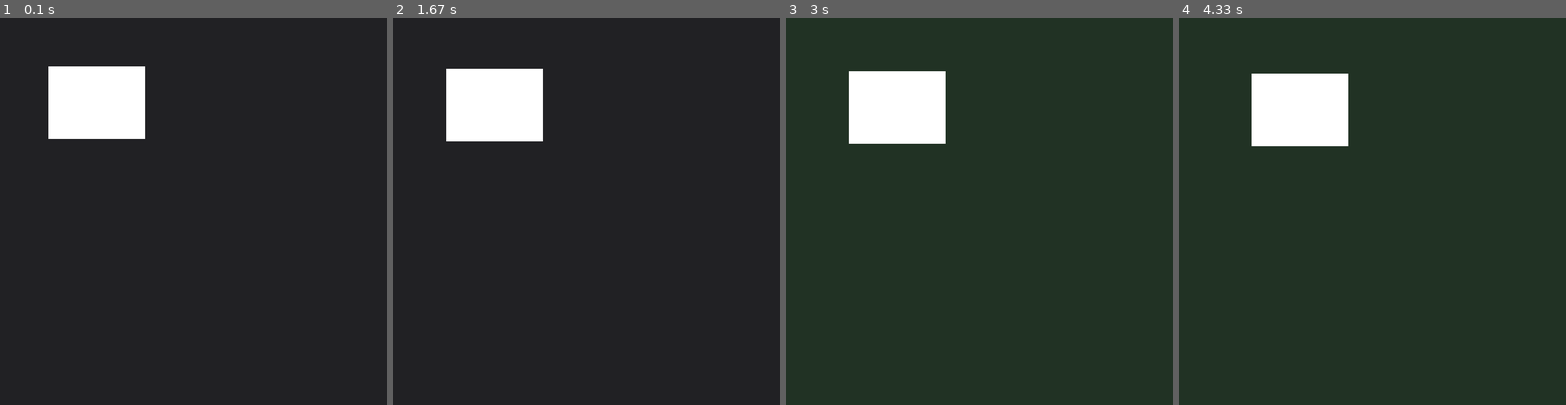
Above: before the commit, frames 1-4 (left to right).
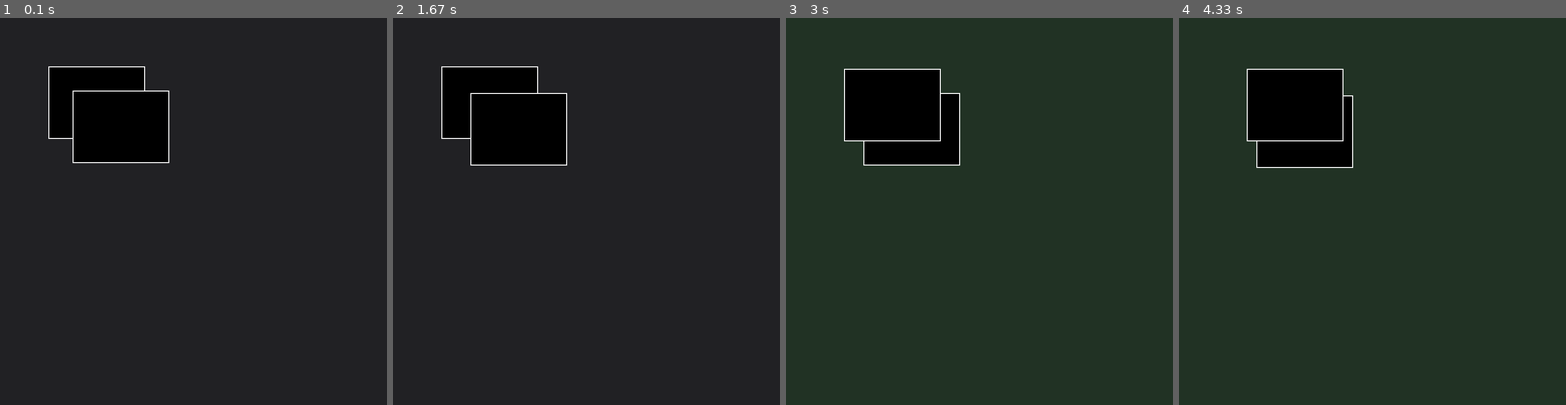
Above: after the commit, the same moments.

Repository: michalwa/pygame-gui
Game: pygame game, started from examples/main.py
Same seed, same stepped clock (60 frames per second), same inputs: the game is played once before the commit and once after it.
Inputs (mouse positions are in pixels of both pictures, inside the frame that each line leads up to):
- Up to frame 1 (0.1 s): no input
- Up to frame 2 (1.67 s): press the mouse at (493, 215) at 0.37 s; move the mouse to (559, 257) at 0.47 s; release the mouse at (625, 296) at 0.6 s; move the mouse to (466, 153) at 0.7 s; click (493, 134) at 1.22 s; press the mouse at (493, 134) at 1.53 s; move the mouse to (590, 203) at 1.63 s
- Up to frame 3 (3 s): release the mouse at (1080, 273) at 1.77 s; click (917, 83) at 1.88 s; press the mouse at (917, 83) at 2.2 s; move the mouse to (987, 114) at 2.3 s; release the mouse at (1060, 141) at 2.43 s; press the mouse at (917, 83) at 2.53 s; move the mouse to (991, 99) at 2.63 s; release the mouse at (1064, 118) at 2.77 s; press the mouse at (917, 83) at 2.87 s; move the mouse to (905, 114) at 2.97 s
- Up to frame 4 (4.33 s): release the mouse at (1287, 141) at 3.1 s; press the mouse at (1310, 83) at 3.2 s; move the mouse to (1283, 219) at 3.3 s; release the mouse at (1256, 354) at 3.43 s; press the mouse at (1310, 83) at 3.53 s; move the mouse to (1302, 161) at 3.63 s; release the mouse at (1295, 242) at 3.77 s; press the mouse at (1310, 83) at 3.87 s; move the mouse to (1399, 196) at 3.97 s; release the mouse at (1492, 304) at 4.1 s; press the mouse at (1310, 83) at 4.2 s; move the mouse to (1329, 87) at 4.3 s

The runs differ from the first frame. In frame 1, 6.8% of the frame differs, in the area x 12-44%, y 12-38%; in frame 2, 7.3%, in the area x 12-45%, y 12-39%; in frame 3, 6.9%; in frame 4, 6.7%.

Commit message:
Widget groups

Diff:
--- a/examples/main.py
+++ b/examples/main.py
@@ -1,14 +1,13 @@
 import pygame
-from pygamegui import events, renderer, updater
-from pygamegui.widget import Widget, WidgetMouseButtonEvent, WIDGET_MOUSE_DOWN, WIDGET_MOUSE_UP, WIDGET_HOVER_ENTER, WIDGET_HOVER_EXIT
-import pygamegui.mouse_buttons as mouse_buttons
+from pygamegui import events, renderer, updater, mouse_buttons
+from pygamegui.widget import Widget, WidgetEvent, WidgetMouseButtonEvent,\
+    WIDGET_MOUSE_DOWN, WIDGET_MOUSE_UP, WIDGET_HOVER_ENTER, WIDGET_HOVER_EXIT
 
 
 background_color = (33, 33, 36)
 
 
 def on_quit():
-    """ Handles the pygame.QUIT event """
     pygame.quit()
     exit(0)
 
@@ -16,6 +15,7 @@
 def on_widget_mouse_down(event: WidgetMouseButtonEvent):
     if event.button == mouse_buttons.LEFT:
         event.widget.rect[0] += 5
+        event.widget.move_to_top()
 
 
 def on_widget_mouse_up(event: WidgetMouseButtonEvent):
@@ -23,9 +23,12 @@
         event.widget.rect[1] += 5
 
 
-def on_widget_hover_enter():
+def on_widget_hover_enter(event: WidgetEvent):
     global background_color
-    background_color = (33, 50, 36)
+    if event.widget.id == 0:
+        background_color = (33, 50, 36)
+    else:
+        background_color = (33, 33, 56)
 
 
 def on_widget_hover_exit():
@@ -40,10 +43,13 @@
     events.subscribe(on_quit, pygame.QUIT)
 
     example_widget = Widget([100, 100, 200, 150])
-    example_widget.subscribe(on_widget_mouse_down, WIDGET_MOUSE_DOWN)
-    example_widget.subscribe(on_widget_mouse_up, WIDGET_MOUSE_UP)
-    example_widget.subscribe(on_widget_hover_enter, WIDGET_HOVER_ENTER)
-    example_widget.subscribe(on_widget_hover_exit, WIDGET_HOVER_EXIT)
+    another_widget = Widget([150, 150, 200, 150])
+
+    for widget in (example_widget, another_widget):
+        widget.subscribe(on_widget_mouse_down, WIDGET_MOUSE_DOWN)
+        widget.subscribe(on_widget_mouse_up, WIDGET_MOUSE_UP)
+        widget.subscribe(on_widget_hover_enter, WIDGET_HOVER_ENTER)
+        widget.subscribe(on_widget_hover_exit, WIDGET_HOVER_EXIT)
 
     while True:
         for e in pygame.event.get():
--- a/pygamegui/__init__.py
+++ b/pygamegui/__init__.py
@@ -1,3 +1,3 @@
 from pygamegui.renderer import renderer, Drawable
-from pygamegui.events.dispatcher import events
+from pygamegui.events import events
 from pygamegui.updater import updater
--- a/pygamegui/events/dispatcher.py
+++ b/pygamegui/events.py
@@ -11,7 +11,8 @@
         num_params = len(signature(self.__handler).parameters)
         if num_params == 0:
             return self.__handler()
-        return self.__handler(event)
+        else:
+            return self.__handler(event)
 
 
 class Predicate:
@@ -42,6 +43,7 @@
             p = Predicate(predicate)
         elif type(predicate) == int:
             p = Predicate(lambda evt: evt.type == predicate)
+
         self.__listeners.insert(0, (p, Handler(handler)))
 
     def dispatch(self, event):
--- a/pygamegui/events/__init__.py
+++ /dev/null
@@ -1,4 +0,0 @@
-""" Better pygame events """
-
-import pygamegui.events.dispatcher
-events = dispatcher.events
--- a/pygamegui/widget.py
+++ b/pygamegui/widget.py
@@ -1,6 +1,6 @@
 import pygame
-from pygamegui import Drawable, events, renderer, updater
-from pygamegui.events.dispatcher import Dispatcher
+from pygamegui import Drawable, renderer, updater
+from pygamegui.events import events, Dispatcher
 from pygamegui.utils import Rect, event_code
 
 
@@ -12,6 +12,76 @@
 """ When the mouse cursor enters a widget's rect  """
 WIDGET_HOVER_EXIT = event_code()
 """ When the mouse cursor leaves a widget's rect  """
+
+
+class WidgetGroup(Drawable):
+    """ Stores widgets that are meant to be displayed and interacted with in the same scene.
+    Allows determining which widget should be clicked, hovered, etc."""
+    def __init__(self):
+        self.__widgets = []
+        renderer.add(self)
+
+    def draw(self, surface: pygame.Surface):
+        for widget in self.__widgets:
+            widget.draw(surface)
+
+    def add(self, widget):
+        """ Adds a widget to the group """
+        if widget not in self:
+            self.__widgets.append(widget)
+
+    def move_to_top(self, widget):
+        """ Moves the specified widget to the top of the group """
+        if widget in self:
+            self.__widgets.remove(widget)
+            self.__widgets.append(widget)
+
+    def move_to_bottom(self, widget):
+        """ Moves the specified widget to the bottom of the group """
+        if widget in self:
+            self.__widgets.remove(widget)
+            self.__widgets.insert(0, widget)
+
+    def move_up(self, widget):
+        """ Moves the specified widget above the widget that is currently above it """
+        if widget in self:
+            index = self.__widgets.index(widget)
+            if not index == len(self.__widgets) - 1:
+                self.__widgets.remove(widget)
+                self.__widgets.insert(index, widget)
+
+    def move_down(self, widget):
+        """ Moves the specified widget below the widget that is currently below it """
+        if widget in self:
+            index = self.__widgets.index(widget)
+            if not index == 0:
+                self.__widgets.remove(widget)
+                self.__widgets.insert(index - 1, widget)
+
+    def is_hovered(self, widget) -> bool:
+        """ Checks, if the specified widget is hovered with the mouse cursor
+        and if no elements in this group are covering it """
+        if widget in self:
+            if not widget.is_hovered(covering=False):
+                return False
+
+            top_hovered = widget
+            for w in self.__widgets:
+                if w.is_hovered(covering=False):
+                    top_hovered = w
+
+            return top_hovered == widget
+        else:
+            return False
+
+    def __len__(self):
+        return len(self.__widgets)
+
+    def __contains__(self, item):
+        return item in self.__widgets
+
+
+default_group = WidgetGroup()
 
 
 class WidgetEvent:
@@ -26,31 +96,65 @@
         self.button = button
 
 
+next_widget_id = 0
+
+
 class Widget(Drawable, Dispatcher):
     """ A drawable, interactive GUI widget """
-    def __init__(self, rect):
+    def __init__(self, rect: list, group: WidgetGroup = default_group):
         super(__class__, self).__init__()
+
         self.rect = rect
+        self.group = group
+        self.__was_hovered = False
+
+        global next_widget_id
+        self.id = next_widget_id
+        next_widget_id += 1
+
         events.subscribe(self.__on_mouse_down, pygame.MOUSEBUTTONDOWN)
         events.subscribe(self.__on_mouse_up, pygame.MOUSEBUTTONUP)
-        renderer.add(self)
+
+        group.add(self)
         updater.add(self.__update)
-        self.__was_hovered = False
 
     def draw(self, surface):
         """ Draws the widget on the given surface """
-        pygame.draw.rect(surface, (255, 255, 255), self.rect)
+        pygame.draw.rect(surface, (0, 0, 0), self.rect)
+        pygame.draw.rect(surface, (255, 255, 255), self.rect, 2)
 
-    def is_hovered(self):
-        """ Whether this widget is hovered with the mouse cursor """
-        return pygame.mouse.get_pos() in Rect(self.rect)
+    def is_hovered(self, covering: bool = True) -> bool:
+        """ Whether this widget is hovered with the mouse cursor. If the `covering` parameter is
+        set to true, a check for widgets from this widget's group covering this widget will be performed """
+        if covering:
+            return self.group.is_hovered(self)
+        else:
+            return pygame.mouse.get_pos() in Rect(self.rect)
+
+    def move_to_top(self):
+        """ Moves the specified widget to the top of the group """
+        self.group.move_to_top(self)
+
+    def move_to_bottom(self):
+        """ Moves the specified widget to the bottom of the group """
+        self.group.move_to_bottom(self)
+
+    def move_up(self):
+        """ Moves the specified widget above the widget that is currently above it in its group """
+        self.group.move_up(self)
+
+    def move_down(self):
+        """ Moves the specified widget below the widget that is currently below it in its group """
+        self.group.move_down(self)
 
     def __update(self):
         is_hovered = self.is_hovered()
+
         if is_hovered and not self.__was_hovered:
             self.__on_hover_enter()
         elif not is_hovered and self.__was_hovered:
             self.__on_hover_exit()
+
         self.__was_hovered = is_hovered
 
     def __on_mouse_down(self, event):
